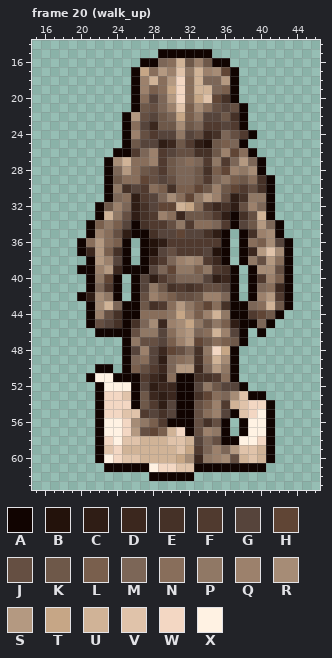
Two versions of one pixel-art file, assets/mummy/mummy.aseprite. Above, as it was before the edit.
64x64 pixels, 110 frames. Colours within 5 levels of each other are drawn and written as one. Shown: frame 20 (walk_up): x 15..46, y 14..63. The commit also changed other frames, which this record leaves out.
Visible layers, top first: "Character", "Outline".
Palette (. is transparent): A #110401  B #23120b  C #2f1d15  D #3b271e  E #453127  F #503a2f  G #56443b  H #604535  J #654f42  K #6e5849  L #795f4d  M #7c6657  N #886e5b  P #907865  Q #9c816c  R #a68c76  S #b49981  T #c6a686  U #d0b397  V #e0c3aa  W #f3d7c3  X #fff2e3
Pixels before, frame 20 (walk_up), first column x 20:
15 .........AAAAAA.........
16 .......AAMNUKQKAA.......
17 ......ATNSQVPUQRHA......
18 ......AQUNSWNUMMSA......
19 ......AQLNTWNUUMLA......
20 ......ANGMSWNTVHEA......
21 ......AKJMQVLRNJGJA.....
22 .....ASJGKMTLPGGKEA.....
23 .....ANGDKKRKMFFGFA.....
24 .....AQJFGGPGJDEMJFA....
25 .....AKGGCDKFCBKLMA.....
26 ....AAFMQFGJJEEKQHNA....
27 ...ARUNNQFKMNMFPFMSMA...
28 ...AMSNKJFKMMKELHQPRA...
29 ...AKNNHJGJMMKFMPLKNEA..
30 ...APEGFNLELLHKQKHFJEA..
31 ...AMNCFGMRNHPSQJCEPPA..
32 ..AKQMCEGHHUTNFDECJQMA..
33 ..AUPJCEFQNDKKJFCAEJUA..
34 .ALPLGAEFFJPFNNMFAGKSMA.
35 .AQNJCAAEGGHGGECA.AEQRA.
36 ANSNLA.ABCFFFFFFA.ANLRGA
37 ADSLEA.ABGJFFFGBA.ADSVRA
38 .ASQGA.ADFMQRQFDA.APJSNA
39 AAQSDAAAGMHPPLPFEA.ARRJA
40 .APHA.AGCFJMMMGCDA.AFQLA
41 .AMFA.AGPKEFEFJJGA.AMNDA
42 ACRPA.AJQNLJJKQQMA.AQSFA
43 .ARUMAAKEFNSPLHNEAAMNUKA
44 .AQJEAANNNPTQLQUPAAFHKA.
45 .AJGEAEMRDQRTPKPLCAAMA..
46 ..AAAAJPPGNRSMNUQGA.A...
47 .....APJJGLQSHKNLKA.....
48 .....AGQGDHJMEPWTA......
49 .....AMNGCMNPENURA......
50 ..AA.ALJFDMSSDMSPA......
51 .AXXAAAFDCNAAEEFNA......
52 ..AXXXAGCDDAAGPKGGA.....
53 ..AWWVAKDCDAAEHNMRVAA...
54 ..AWWWAKFCGAAJLQFUVWWA..
55 ..AWWVVFGEGAAJNQGAVWXA..
56 ..AXXWRPLFAAAJEJA.AXXA..
57 ..AXXWSJHLUWAJQPA.AXXA..
58 ..AWXVVUUUVVUGMJAAXXWA..
59 ..AVWUUUUUUVTFMQMSVVUA..
60 ..AXWVVUUUUTRDPQRJUVUA..
61 ...AAAAAXWWVVAAAAAAAA...
62 ........AAAAA...........
And afterwards:
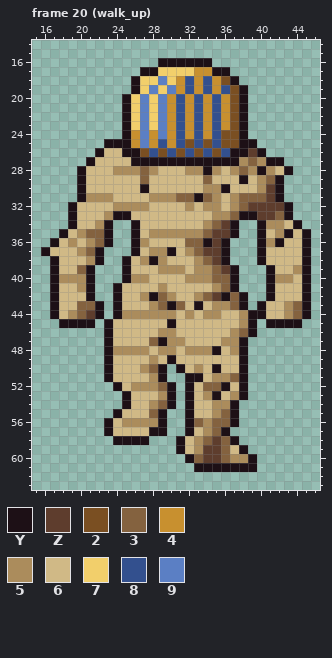
Colours new in this view: Y #1d1016  Z #5e3d2d  2 #7a4f22  3 #84623f  4 #c8902f  5 #ab8c5c  6 #d0b986  7 #f2cf6b  8 #33508e  9 #5b7fc4
Edits made:
Changed rows in their new state; - is an unchanged pixel.
Frame 20 (walk_up), layers "Character", "Outline":
first column x 16:
15 -------------......-----------
16 -----------..YYYYYY..---------
17 ----------.YY777744YY.--------
18 ----------Y7797484842Y--------
19 ----------Y79794848482Y-------
20 ---------Y797948484842Y-------
21 ---------Y797948484842Y-------
22 ---------Y797948484842Y-------
23 ---------Y797948484842Y-------
24 ---------Y494948484822Y.------
25 -------YYY494848282822YY------
26 ------Y66YY2828282828YYZY-----
27 -----Y6666YYYYYYYYYYYY535YY---
28 ----Y6665553566655Y56535Y56Y--
29 ----Y66666636666663666Y653Y---
30 ----Y666666Y66666655Y6665ZY---
31 ----Y555666655533Y3565333ZY---
32 ---Y6666555566665655653ZZZZY--
33 ---Y6665YY666666666553YYZZ3Y--
34 ---Y665Y..Y666666653ZY..Y556Y-
35 --Y6533Y..Y65555553ZZY..Y65Y6Y
36 -Y65653Y..Y5666633YZY-..Y5Y66Y
37 Y66653Y...Y655Y653ZZY-..Y6666Y
38 -Y6665Y..Y65Y566653ZY-..Y6666Y
39 -Y663Y...Y6665556553ZY-..Y665Y
40 -Y555Y...Y55666655533Y-..Y556Y
41 -Y665Y..Y666656666653Y-..Y666Y
42 -Y666Y..Y665Y356653ZY3Y..Y666Y
43 -Y6633Y.Y66653Y36Y6553Y.Y6653Y
44 -Y653ZY.Y55555565655665YY6653Y
45 --YYYY.Y666666Y66666665Y.YYYY-
46 ------.Y666665566666653Y.-----
47 -------Y66663Y55666655Y-------
48 -------Y55556556555Y65Y-------
49 -------Y666656Y6666666Y-------
50 ------.Y66653Y.Y656Y66Y-------
51 -----..Y66665Y..YY6553Y-------
52 ------..Y65553Y.Y633Y6Y-------
53 ------...Y6665Y.Y65Y65Y..-----
54 ------...Y6653Y.Y6655Y....----
55 ------..Y6663Y..Y6653Y....----
56 ------.Y65555Y..Y3533Y....----
57 ------.Y6666YY..Y653Y-....----
58 ------..YYYY...Y653Z3Y....----
59 ------.........Y65ZZ36Y...----
60 ------..........Y3ZZ355Y..----
61 -------..........YYYYYYY.-----
62 ------------.....-------------
Changed places in both pictures, as pixel boxes (x1, y1, x2, y2):
changed: (41, 49, 311, 481)
